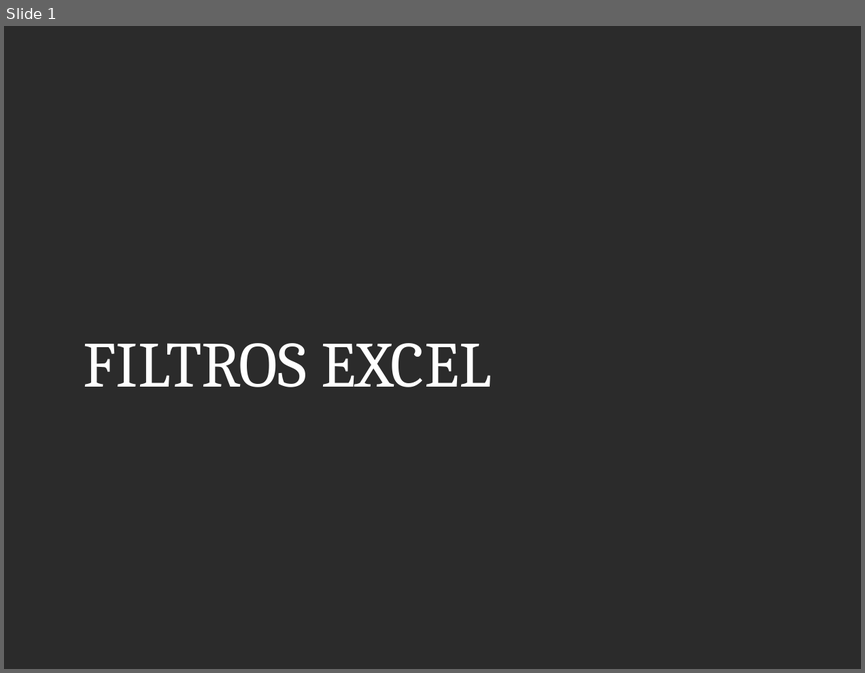
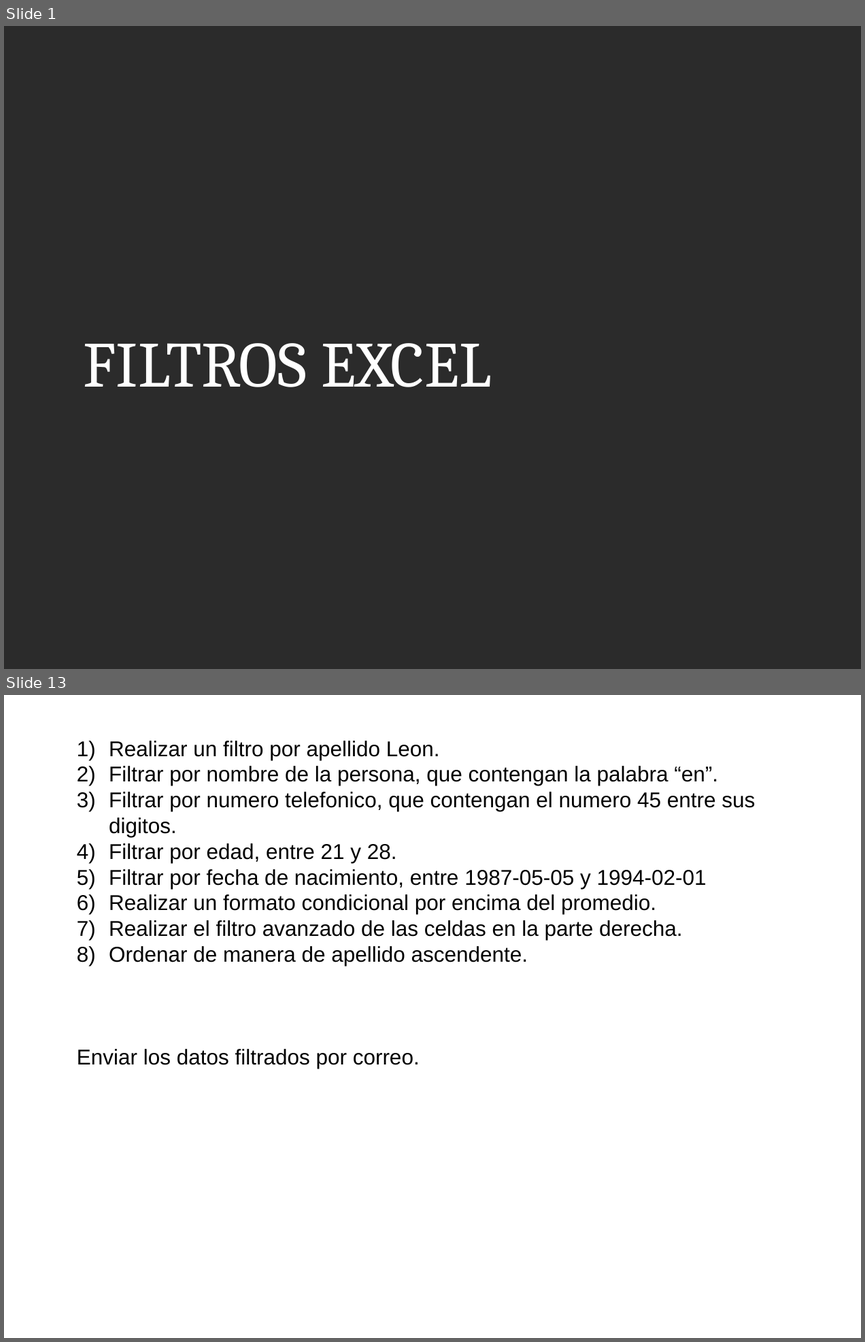
Before and after one commit to kleberloayzacastro/universidad, a slide deck: 2015-2016/clases/informatica_aplicada/clase_9/clase_9.pptx. Shown one above the other, each under a label of ours: slide 1 before the commit, slides 1 and 13 after it; the slides between them are not shown. The pictures are 865x673 and 865x1342 pixels, drawn with LibreOffice and Linux fonts; fonts in the diff are those of the drawing; background and template pictures are left out; a plain dark background stands for a picture behind light text. Boxes give left, top, right and bottom in pixels: in the first picture for what was removed or moved away, otherwise in the second. Text is boxed around its words. In the diff, an @@ line names an element or a change of style, - is before the commit and + after.

```diff
--- a/2015-2016/clases/informatica_aplicada/clase_9/clase_9.pptx
+++ b/2015-2016/clases/informatica_aplicada/clase_9/clase_9.pptx
@@ slide 13 added at (4,695,861,1338), background picture (left out) @@
@@ text added at (77,741,755,1068), 18 pt, text #000000 @@
+1) Realizar un filtro por apellido Leon.
+2) Filtrar por nombre de la persona, que contengan la palabra “en”.
+3) Filtrar por numero telefonico, que contengan el numero 45 entre sus digitos.
+4) Filtrar por edad, entre 21 y 28.
+5) Filtrar por fecha de nacimiento, entre 1987-05-05 y 1994-02-01
+6) Realizar un formato condicional por encima del promedio.
+7) Realizar el filtro avanzado de las celdas en la parte derecha.
+8) Ordenar de manera de apellido ascendente.
+Enviar los datos filtrados por correo.
```
Also in this commit, not shown: 11 other slides added, 50 other files.
